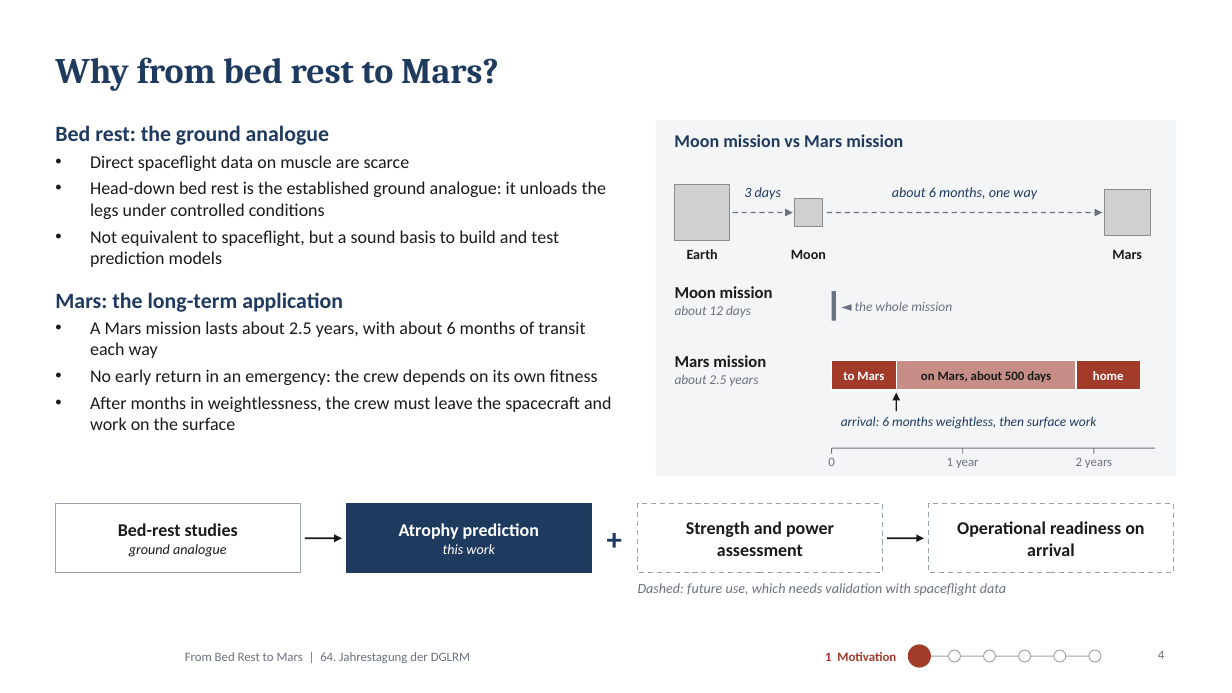
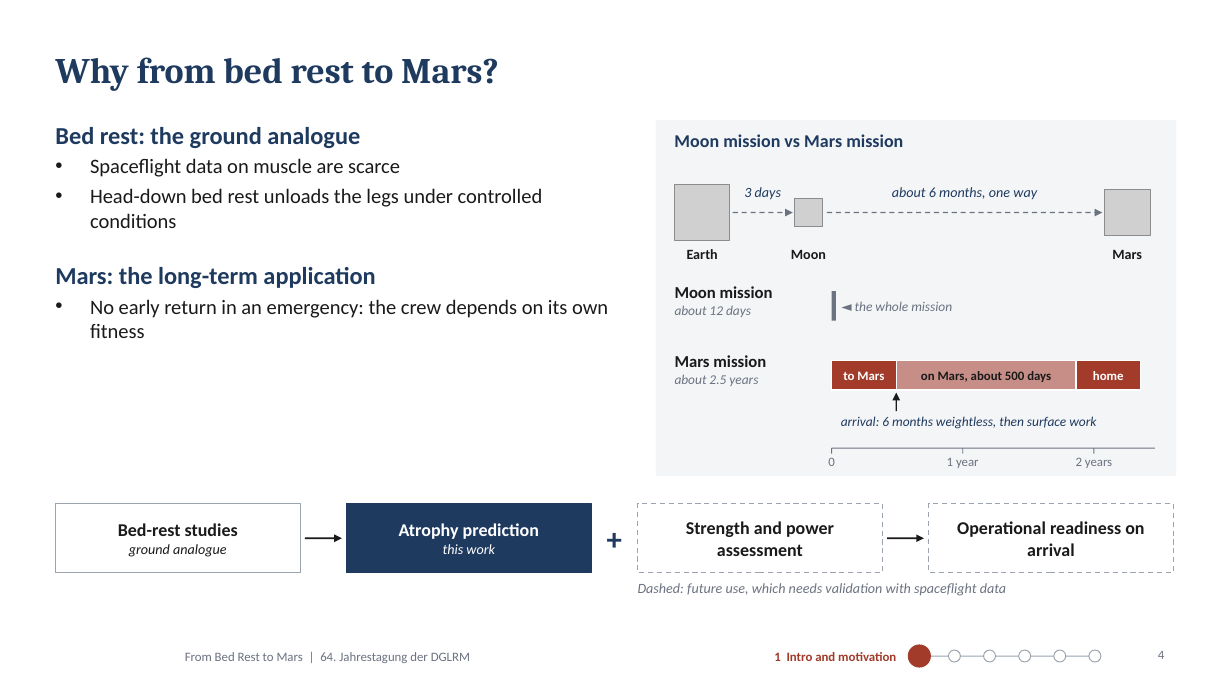
Before and after one commit to MiladBahariQaragoz/BedrestToMars, a slide deck: slide 4 of presentation/bed-rest-to-mars-talk.pptx. Drawn at 1232x693 pixels with LibreOffice and Linux fonts; fonts in the diff are those of the drawing; grey boxes stand for pictures; background and template pictures are left out. Boxes give left, top, right and bottom in pixels: in the first picture for what was removed or moved away, otherwise in the second. Text is boxed around its words. In the diff, an @@ line names an element or a change of style, - is before the commit and + after.

```diff
--- a/presentation/bed-rest-to-mars-talk.pptx
+++ b/presentation/bed-rest-to-mars-talk.pptx
@@ text at box(55, 127, 608, 338): size 17 to 19 pt in "Bed rest: the ground analogue", "Mars: the long-term application"; size 14 to 16 pt in "No early return in an emergency: the ..."; more space between paragraphs @@
@@ text at box(90, 158, 543, 228): text changed; size 14 to 16 pt @@
-• Direct spaceflight data on muscle are scarce
-• Head-down bed rest is the established ground analogue: it unloads the legs under controlled conditions
-• Not equivalent to spaceflight, but a sound basis to build and test prediction models
+• Spaceflight data on muscle are scarce
+• Head-down bed rest unloads the legs under controlled conditions
@@ text at box(90, 321, 585, 358): paragraph removed @@
-• A Mars mission lasts about 2.5 years, with about 6 months of transit each way
@@ text at box(90, 396, 612, 430): paragraph removed @@
-• After months in weightlessness, the crew must leave the spacecraft and work on the surface
@@ text at box(774, 652, 896, 661): text changed @@
-1 Motivation
+1 Intro and motivation
```
Also in this commit, not shown: 11 other slides changed, 1 slide removed, 4 other files.
